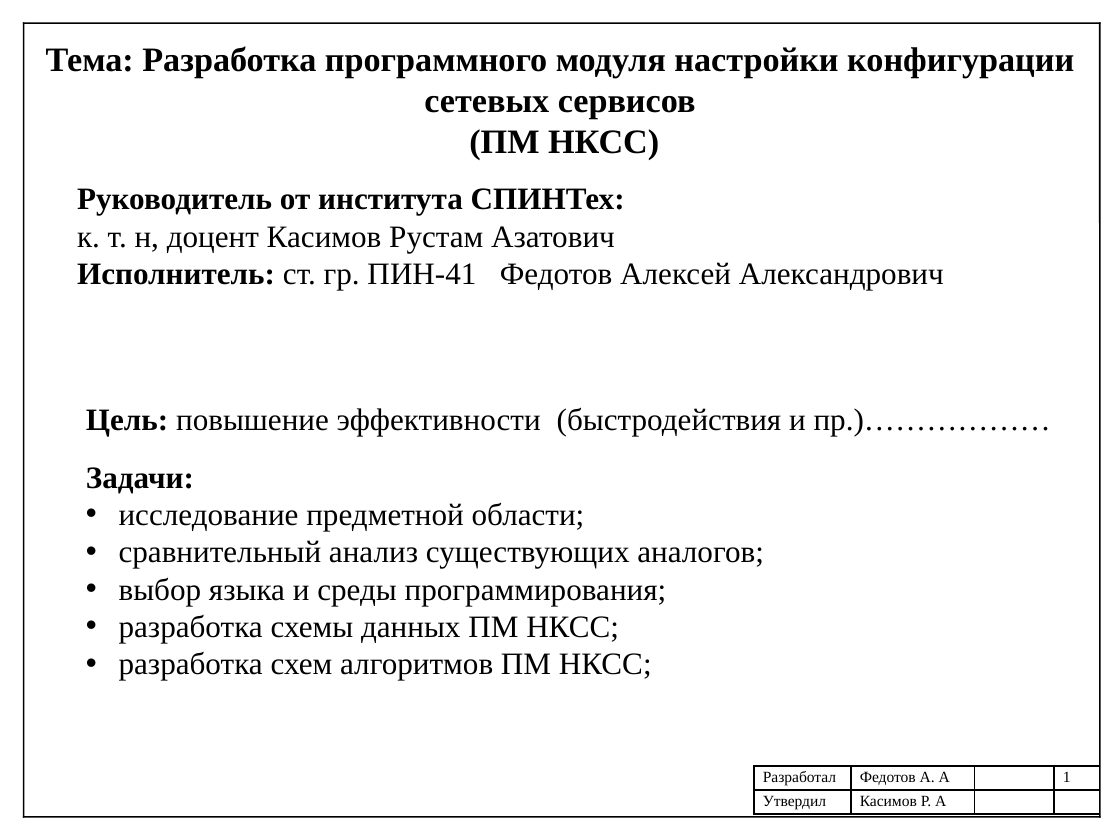
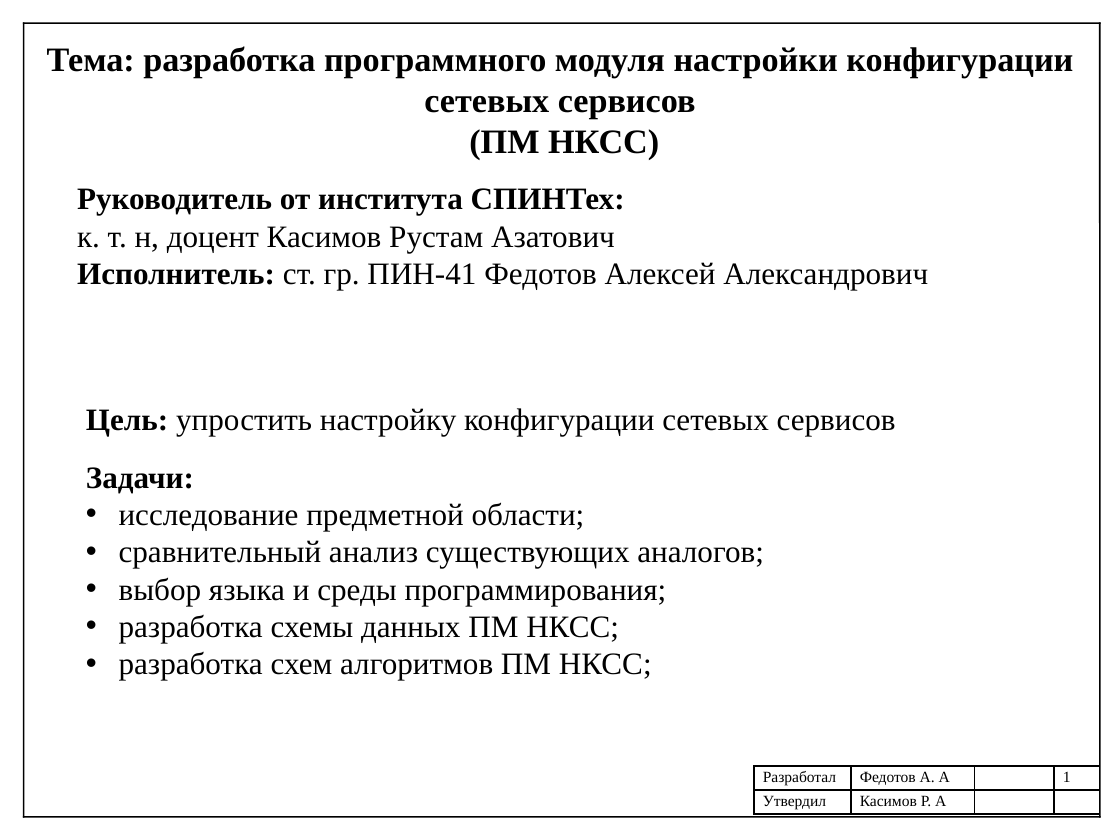
Before and after one commit to Shurpumpel/diplom, a slide deck: slide 1 of Prezentatsia.pptx. Drawn at 1120x840 pixels with LibreOffice and Linux fonts; fonts in the diff are those of the drawing. Boxes give left, top, right and bottom in pixels: in the first picture for what was removed or moved away, otherwise in the second. Text is boxed around its words. In the diff, an @@ line names an element or a change of style, - is before the commit and + after.

```diff
--- a/Prezentatsia.pptx
+++ b/Prezentatsia.pptx
@@ text at [47,46,1073,160]: text changed @@
-Тема: Разработка программного модуля настройки конфигурации сетевых сервисов
-(ПМ НКСС)
+Тема: разработка программного модуля настройки конфигурации сетевых сервисов
+(ПМ НКСС)
@@ text "Руководитель от института СПИНТех:" rewrapped from [77,188,944,290] to [77,188,928,290] @@
@@ text at [86,408,896,435]: text changed @@
-Цель: повышение эффективности (быстродействия и пр.)………………
+Цель: упростить настройку конфигурации сетевых сервисов
```
Also in this commit, not shown: 4 other slides changed, 5 other files.
